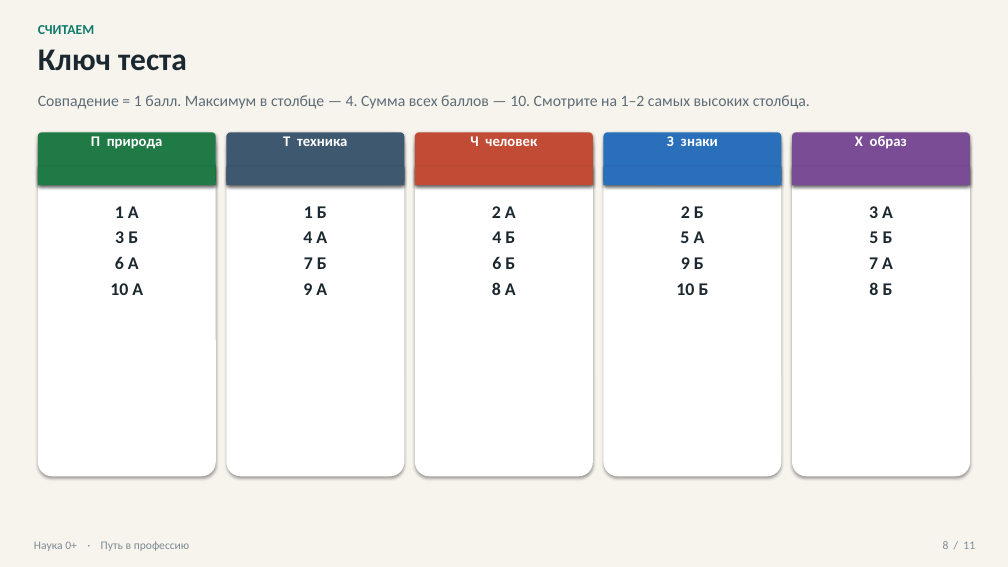
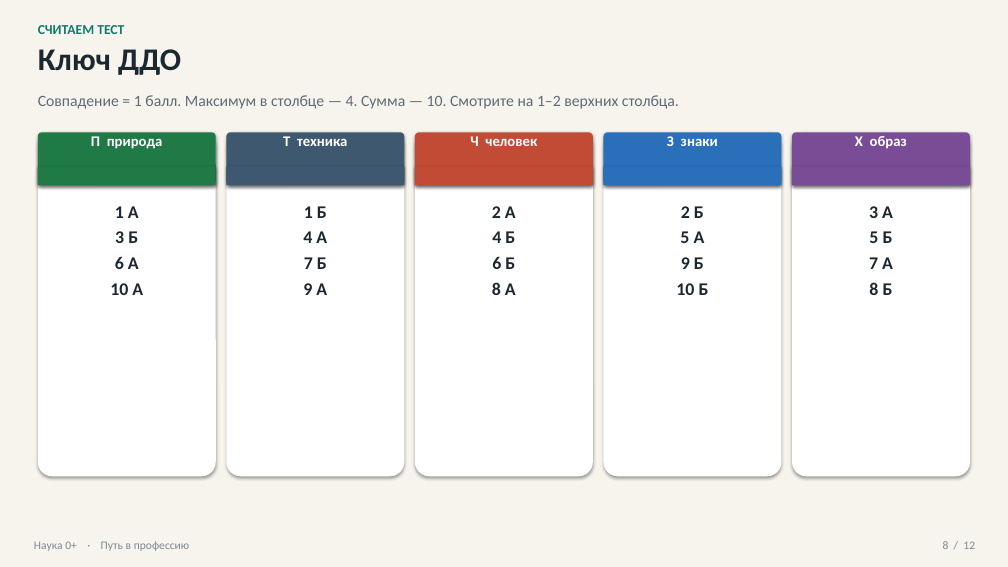
Before and after one commit to Sema917/-tourism, a slide deck: slide 8 of materials/Путь_в_профессию_презентация_20_минут.pptx. Drawn at 1008x567 pixels with LibreOffice and Linux fonts; fonts in the diff are those of the drawing. Boxes give left, top, right and bottom in pixels: in the first picture for what was removed or moved away, otherwise in the second. Text is boxed around its words. In the diff, an @@ line names an element or a change of style, - is before the commit and + after.

```diff
--- a/materials/Путь_в_профессию_презентация_20_минут.pptx
+++ b/materials/Путь_в_профессию_презентация_20_минут.pptx
@@ text at (38,25,124,34): text changed @@
-СЧИТАЕМ
+СЧИТАЕМ ТЕСТ
@@ text at (38,49,181,75): text changed @@
-Ключ теста
+Ключ ДДО
@@ text at (38,95,679,109): text changed @@
-Совпадение = 1 балл. Максимум в столбце — 4. Сумма всех баллов — 10. Смотрите на 1–2 самых высоких столбца.
+Совпадение = 1 балл. Максимум в столбце — 4. Сумма — 10. Смотрите на 1–2 верхних столбца.
```
Also in this commit, not shown: 5 other slides changed, 6 slides added, 5 slides removed, 9 other files.
